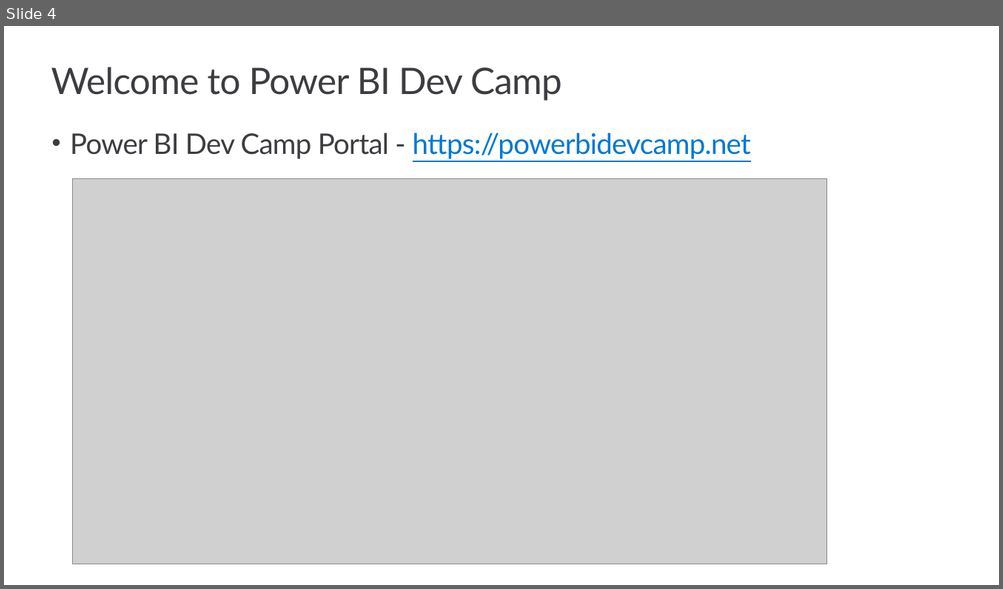
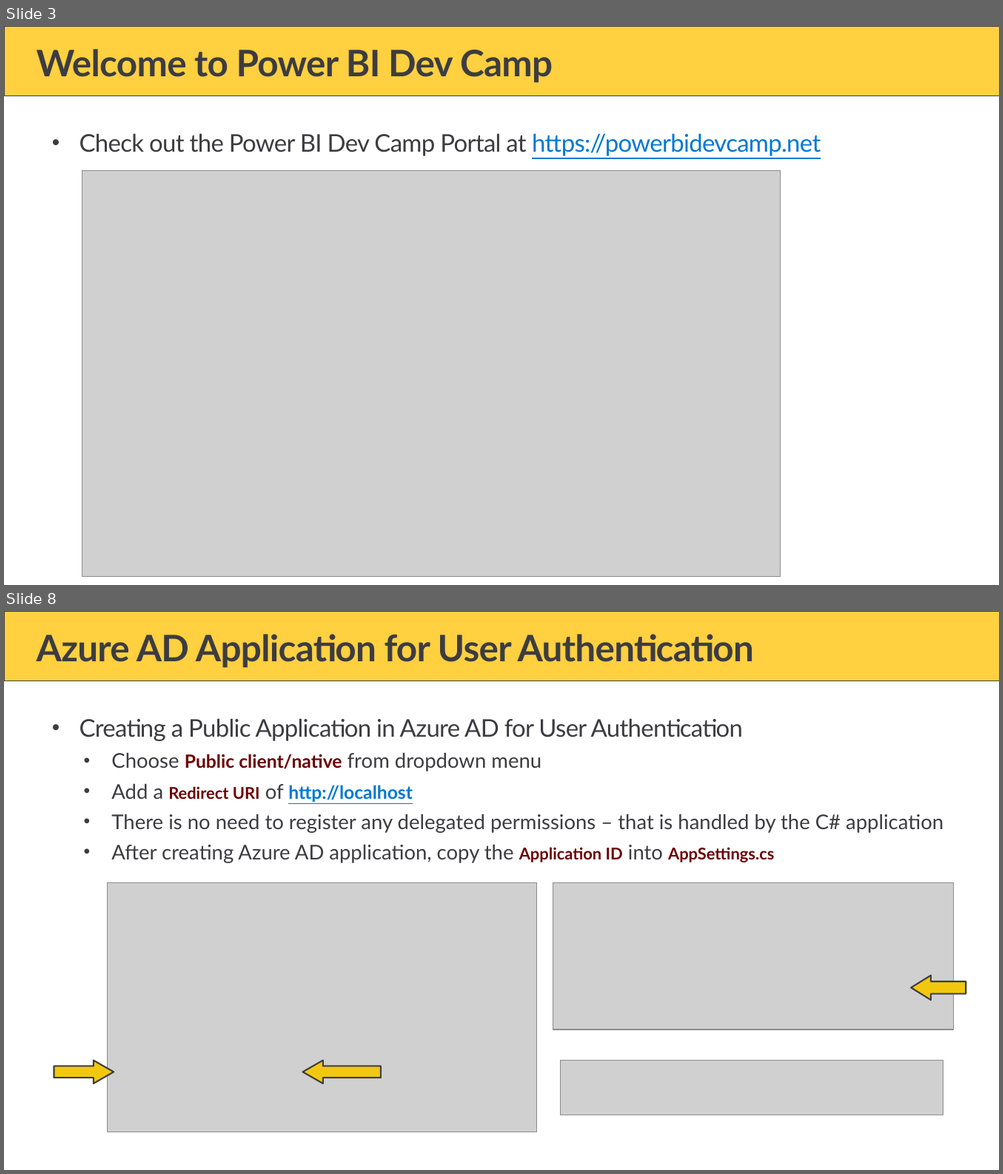
Before and after one commit to PowerBiDevCamp/Camp-Sessions, a slide deck: Session 33 - Setting Datasource Credentials with the Power BI REST API.pptx. Shown one above the other, each under a label of ours: slide 4 before the commit, slides 3 and 8 after it; the slides between them are not shown. The pictures are 1003x589 and 1003x1174 pixels, drawn with LibreOffice and Linux fonts; fonts in the diff are those of the drawing; grey boxes stand for pictures; background and template pictures are left out. Boxes give left, top, right and bottom in pixels: in the first picture for what was removed or moved away, otherwise in the second. Text is boxed around its words. In the diff, an @@ line names an element or a change of style, - is before the commit and + after.

```diff
--- a/Session 33 - Setting Datasource Credentials with the Power BI REST API.pptx
+++ b/Session 33 - Setting Datasource Credentials with the Power BI REST API.pptx
@@ slide 8 added at bbox=[4, 611, 999, 1170], background #FFFFFF; not listed: 1 template element that a slide beside it also shows @@
@@ title added at bbox=[37, 634, 754, 668], 36 pt, text #3C3C41, bold @@
+Azure AD Application for User Authentication
@@ text added at bbox=[79, 718, 943, 863], 20 pt, text #3C3C41 @@
+• Creating a Public Application in Azure AD for User Authentication
+  • Choose Public client/native from dropdown menu
+  • Add a Redirect URI of http://localhost
+  • There is no need to register any delegated permissions – that is handled by the C# application
+  • After creating Azure AD application, copy the Application ID into AppSettings.cs
@@ picture added at bbox=[107, 883, 536, 1132] @@
@@ picture added at bbox=[552, 883, 953, 1030] @@
@@ right arrow added at bbox=[910, 976, 966, 1001], fill #F2C80F, outline #3C3C41 1.5 pt @@
@@ right arrow added at bbox=[54, 1061, 114, 1084], fill #F2C80F, outline #3C3C41 1.5 pt @@
@@ right arrow added at bbox=[302, 1061, 381, 1084], fill #F2C80F, outline #3C3C41 1.5 pt @@
@@ picture added at bbox=[560, 1061, 942, 1116] @@
@@ what was slide 4 is now slide 3 @@
@@ slide 3 changed as well @@
@@ rectangle added at bbox=[4, 26, 999, 96], fill #FFD040, outline #3C3C41 0.5 pt @@
@@ title "Welcome to Power BI Dev ...": place and size @@
-title "Welcome to Power BI Dev ..." at bbox=[51, 67, 562, 101]
+title "Welcome to Power BI Dev ..." at bbox=[37, 49, 552, 83]
@@ title "Welcome to Power BI Dev ..." at bbox=[37, 49, 552, 83]: bold on @@
@@ text at bbox=[79, 133, 820, 156]: text changed; size 28 to 24 pt; text colour #0078D4 to #3C3C41 @@
-• Power BI Dev Camp Portal - https://powerbidevcamp.net
+• Check out the Power BI Dev Camp Portal at https://powerbidevcamp.net
@@ picture: place and size @@
-picture at bbox=[73, 179, 827, 565]
+picture at bbox=[82, 171, 780, 577]
```
Also in this commit, not shown: 4 other slides changed, 47 other slides added, 35 slides removed, 11 other files.
